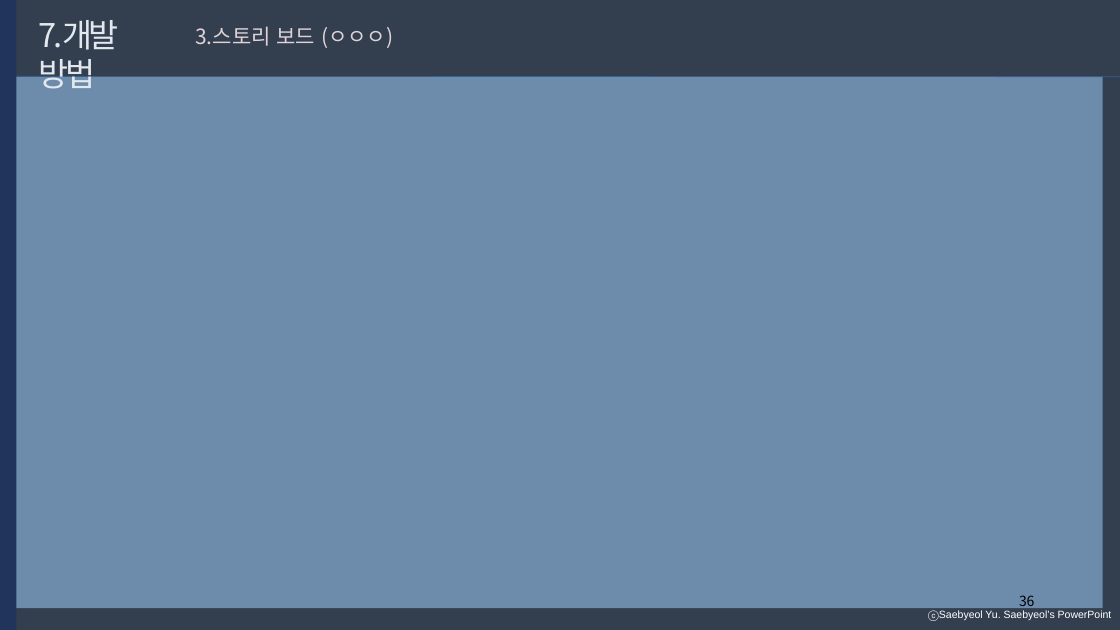
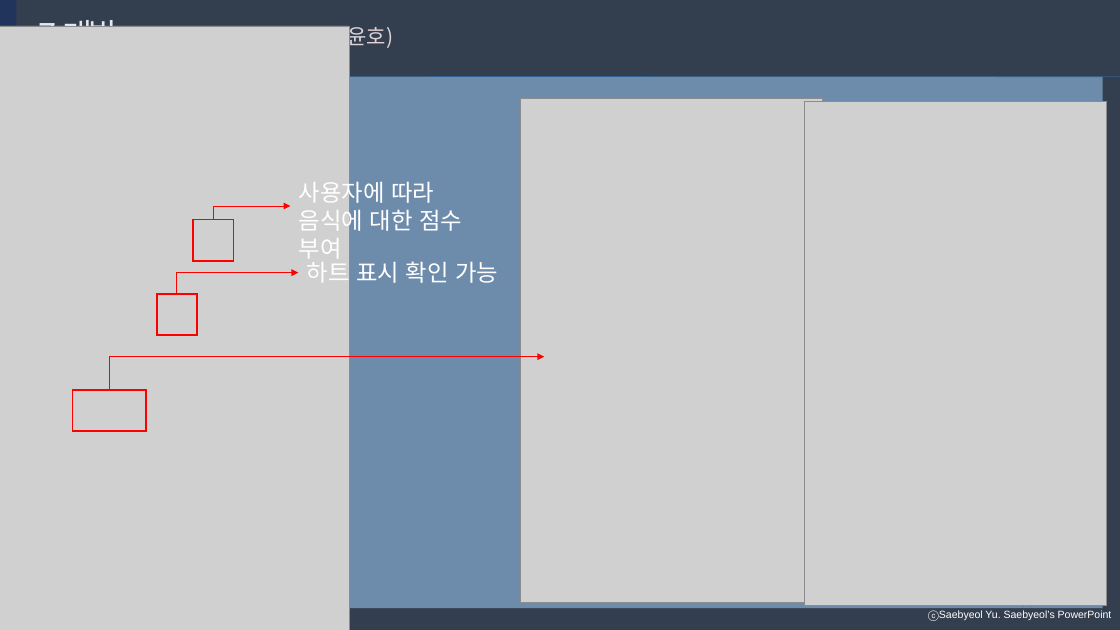
Before and after one commit to developerYHLee/University_Homework, a slide deck: slide 36 of 기말과제.pptx. Drawn at 1120x630 pixels with LibreOffice and Linux fonts; fonts in the diff are those of the drawing; grey boxes stand for pictures. Boxes give left, top, right and bottom in pixels: in the first picture for what was removed or moved away, otherwise in the second. Text is boxed around its words. In the diff, an @@ line names an element or a change of style, - is before the commit and + after.

```diff
--- a/기말과제.pptx
+++ b/기말과제.pptx
@@ picture added at box(0, 26, 350, 630) @@
@@ text at box(195, 23, 393, 49): text changed @@
-3.스토리 보드 (ㅇㅇㅇ)
+3.스토리 보드 (이윤호)
@@ picture added at box(520, 98, 823, 602) @@
@@ picture added at box(804, 102, 1107, 606) @@
@@ text added at box(299, 177, 462, 263), 20 pt, text #FFFFFF @@
+사용자에 따라 음식에 대한 점수 부여
@@ elbow arrow added from (213, 219) to (291, 206), #FF0000 0.5 pt @@
@@ rectangle added at box(193, 219, 234, 260), outline #FF0000 1.5 pt @@
@@ text added at box(307, 258, 498, 288), 20 pt, text #FFFFFF @@
+하트 표시 확인 가능
@@ rectangle added at box(157, 294, 197, 335), outline #FF0000 1.5 pt @@
@@ elbow arrow added from (177, 294) to (298, 273), #FF0000 0.5 pt @@
@@ elbow arrow added from (109, 390) to (544, 357), #FF0000 0.5 pt @@
@@ rectangle added at box(72, 390, 146, 431), outline #FF0000 1.5 pt @@
```
Also in this commit, not shown: 6 other slides changed.
